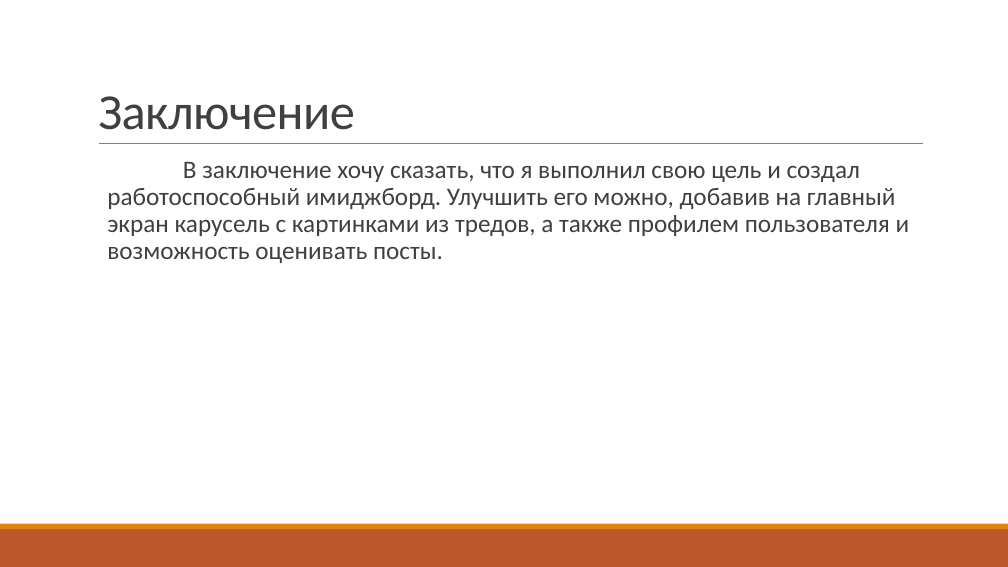
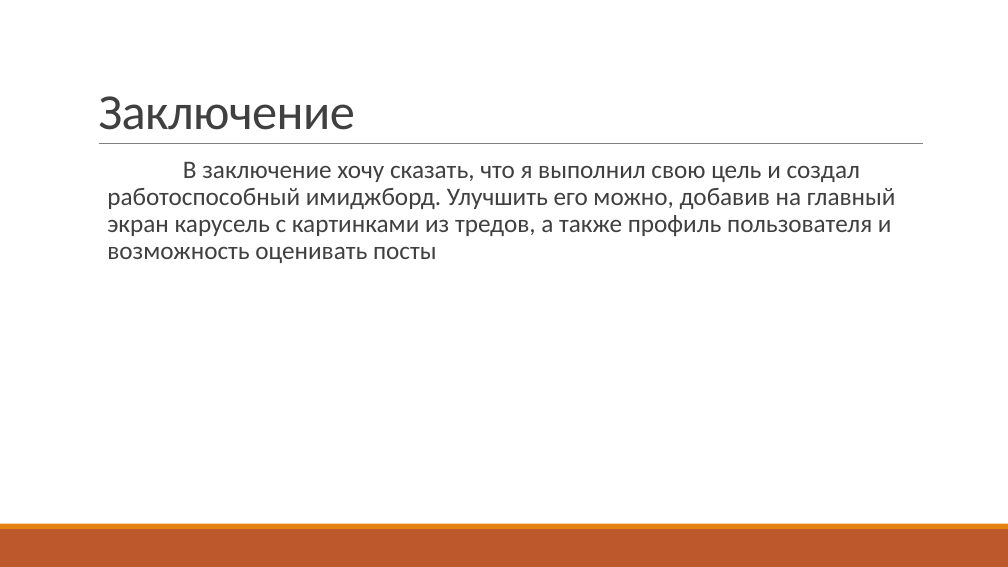
Before and after one commit to sampletext117/3ch-site-on-Flask, a slide deck: slide 8 of Презентация три.ч.pptx (slide 9 before the commit). Drawn at 1008x567 pixels with LibreOffice and Linux fonts; fonts in the diff are those of the drawing. Boxes give left, top, right and bottom in pixels: in the first picture for what was removed or moved away, otherwise in the second. Text is boxed around its words. In the diff, an @@ line names an element or a change of style, - is before the commit and + after.

```diff
--- a/Презентация три.ч.pptx
+++ b/Презентация три.ч.pptx
@@ text at (x1=107, y1=162, x2=896, y2=263): text changed @@
-  В заключение хочу сказать, что я выполнил свою цель и создал работоспособный имиджборд. Улучшить его можно, добавив на главный экран карусель с картинками из тредов, а также профилем пользователя и возможность оценивать посты.
+  В заключение хочу сказать, что я выполнил свою цель и создал работоспособный имиджборд. Улучшить его можно, добавив на главный экран карусель с картинками из тредов, а также профиль пользователя и возможность оценивать посты
```
Also in this commit, not shown: 1 slide removed.
